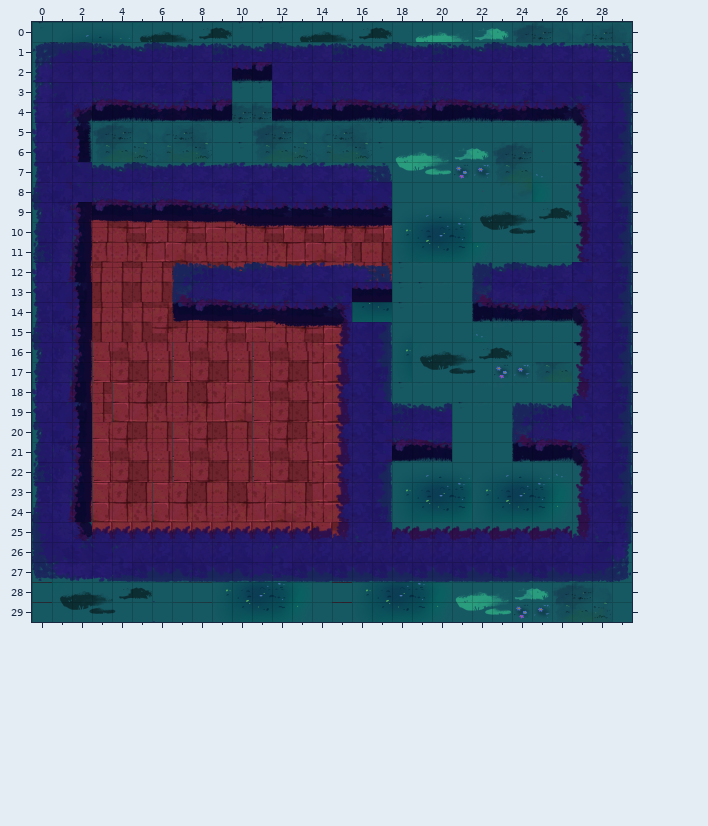
Two versions of a level (Tiled map, assets/maps/Hard-Level-2.tmx). The first picture shows the starting point.
Cells are 128x128 px. Shown: x 0..29, y 0..29.
After the commit:
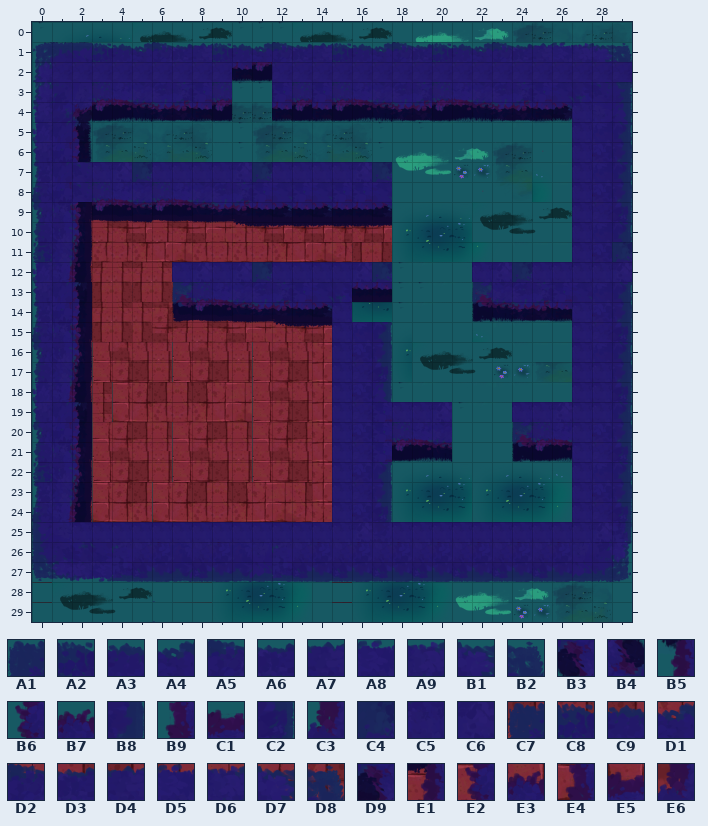
Key: from "walls-1": A1 47, A2 48, A3 49, A4 50, A5 51, A6 52, A7 53, A8 54, A9 55, B1 56, B2 57, B3 85, B4 85 turned 180, B5 100, B6 115, B7 115 turned 90, B8 117, B9 130, C1 130 turned 90, C2 132, C3 145, C4 155, C5 158, C6 159; from "walls-2": C7 47, C8 48, C9 49, D1 50, D2 51, D3 52, D4 53, D5 54, D6 55, D7 56, D8 57, D9 85, E1 100, E2 115, E3 115 turned 90, E4 130, E5 130 turned 90, E6 145.
__ is an empty cell, ## one hidden under a higher layer, .. an unchanged one.
Tiles of an added or newly shown layer are drawn over the layers below it.
From the commit log: Add wall-tiles to hard-level map
The edit:
--- layer "ground"
@@ x 3..29 @@
- 4 .. .. .. .. .. .. .. .. .. .. .. .. .. .. .. .. .. .. .. .. .. .. .. .. B3 .. ..
- 5 .. .. .. .. .. .. .. .. .. .. .. .. .. .. .. .. .. .. .. .. .. .. .. .. B5 .. ..
- 6 .. .. .. .. .. .. .. .. .. .. .. .. .. .. .. .. .. .. .. .. .. .. .. .. B6 .. ..
- 7 A3 A4 A5 A6 A7 A8 A9 A8 A9 A6 A7 A8 A9 B1 B2 .. .. .. .. .. .. .. .. .. B5 .. ..
- 8 .. .. .. .. .. .. .. .. .. .. .. .. .. .. .. .. .. .. .. .. .. .. .. .. B6 .. ..
- 9 .. .. .. .. .. .. .. .. .. .. .. .. .. .. .. .. .. .. .. .. .. .. .. .. B9 .. ..
-10 .. .. .. .. .. .. .. .. .. .. .. .. .. .. .. .. .. .. .. .. .. .. .. .. B5 .. ..
-11 .. .. .. .. .. .. .. .. .. .. .. .. .. .. .. .. .. .. .. .. .. .. .. .. B6 .. B8
-12 .. .. .. .. C7 C8 C9 D1 D2 D3 D4 D5 D6 D7 D8 .. .. .. .. A1 A4 A5 A6 A7 .. .. C2
+ 4 .. .. .. .. .. .. .. .. .. .. .. .. .. .. .. .. .. .. .. .. .. .. .. .. ## .. ..
+ 5 .. .. .. .. .. .. .. .. .. .. .. .. .. .. .. .. .. .. .. .. .. .. .. .. ## .. ..
+ 6 .. .. .. .. .. .. .. .. .. .. .. .. .. .. .. .. .. .. .. .. .. .. .. .. ## .. ..
+ 7 ## ## ## ## ## ## ## ## ## ## ## ## ## ## ## .. .. .. .. .. .. .. .. .. ## .. ..
+ 8 .. .. .. .. .. .. .. .. .. .. .. .. .. .. .. .. .. .. .. .. .. .. .. .. ## .. ..
+ 9 .. .. .. .. .. .. .. .. .. .. .. .. .. .. .. .. .. .. .. .. .. .. .. .. ## .. ..
+10 .. .. .. .. .. .. .. .. .. .. .. .. .. .. .. .. .. .. .. .. .. .. .. .. ## .. ..
+11 .. .. .. .. .. .. .. .. .. .. .. .. .. .. .. .. .. .. .. .. .. .. .. .. ## .. ##
+12 .. .. .. .. ## ## ## ## ## ## ## ## ## ## ## .. .. .. .. ## ## ## ## ## .. .. ##
@@ x 2..27 @@
-14 .. .. .. .. .. .. .. .. .. .. .. .. .. D9 .. .. .. .. .. .. .. .. .. .. .. B3
-15 .. .. .. .. .. .. .. .. .. .. .. .. .. E1 .. .. .. .. .. .. .. .. .. .. .. B5
-16 .. .. .. .. .. .. .. .. .. .. .. .. .. E2 .. .. .. .. .. .. .. .. .. .. .. B5
-17 .. .. .. .. .. .. .. .. .. .. .. .. .. E4 .. .. .. .. .. .. .. .. .. .. .. B6
-18 .. .. .. .. .. .. .. .. .. .. .. .. .. E2 .. .. .. .. .. .. .. .. .. .. .. C3
-19 .. .. .. .. .. .. .. .. .. .. .. .. .. E4 .. .. A2 A3 A4 .. .. .. A1 A2 A3 ..
-20 .. .. .. .. .. .. .. .. .. .. .. .. .. E2 .. .. .. .. .. .. .. .. .. .. .. ..
-21 .. .. .. .. .. .. .. .. .. .. .. .. .. E4 .. .. .. .. .. .. .. .. .. .. .. B3
-22 .. .. .. .. .. .. .. .. .. .. .. .. .. E2 .. .. .. .. .. .. .. .. .. .. .. B5
-23 .. .. .. .. .. .. .. .. .. .. .. .. .. E4 .. .. .. .. .. .. .. .. .. .. .. B6
-24 .. .. .. .. .. .. .. .. .. .. .. .. .. E2 .. .. .. .. .. .. .. .. .. .. .. B9
-25 B4 E3 E3 E3 E3 E3 E3 E3 E3 E3 E3 E3 E5 E6 .. .. B7 C1 B7 C1 B7 C1 B7 C1 B7 C3
+14 .. .. .. .. .. .. .. .. .. .. .. .. .. ## .. .. .. .. .. .. .. .. .. .. .. ##
+15 .. .. .. .. .. .. .. .. .. .. .. .. .. ## .. .. .. .. .. .. .. .. .. .. .. ##
+16 .. .. .. .. .. .. .. .. .. .. .. .. .. ## .. .. .. .. .. .. .. .. .. .. .. ##
+17 .. .. .. .. .. .. .. .. .. .. .. .. .. ## .. .. .. .. .. .. .. .. .. .. .. ##
+18 .. .. .. .. .. .. .. .. .. .. .. .. .. ## .. .. .. .. .. .. .. .. .. .. .. ##
+19 .. .. .. .. .. .. .. .. .. .. .. .. .. ## .. .. ## ## ## .. .. .. ## ## ## ..
+20 .. .. .. .. .. .. .. .. .. .. .. .. .. ## .. .. .. .. .. .. .. .. .. .. .. ..
+21 .. .. .. .. .. .. .. .. .. .. .. .. .. ## .. .. .. .. .. .. .. .. .. .. .. ##
+22 .. .. .. .. .. .. .. .. .. .. .. .. .. ## .. .. .. .. .. .. .. .. .. .. .. ##
+23 .. .. .. .. .. .. .. .. .. .. .. .. .. ## .. .. .. .. .. .. .. .. .. .. .. ##
+24 .. .. .. .. .. .. .. .. .. .. .. .. .. ## .. .. .. .. .. .. .. .. .. .. .. ##
+25 ## ## ## ## ## ## ## ## ## ## ## ## ## ## .. .. ## ## ## ## ## ## ## ## ## ##
--- layer "wall-tiles" (added)
@@ x 3..29 @@
- 4 .. .. .. .. .. .. .. .. .. .. .. .. .. .. .. .. .. .. .. .. .. .. .. .. __ .. ..
- 5 .. .. .. .. .. .. .. .. .. .. .. .. .. .. .. .. .. .. .. .. .. .. .. .. __ .. ..
- 6 .. .. .. .. .. .. .. .. .. .. .. .. .. .. .. .. .. .. .. .. .. .. .. .. __ .. ..
- 7 __ __ __ __ __ __ __ __ __ __ __ __ __ __ __ .. .. .. .. .. .. .. .. .. __ .. ..
- 8 .. .. .. .. .. .. .. .. .. .. .. .. .. .. .. .. .. .. .. .. .. .. .. .. __ .. ..
- 9 .. .. .. .. .. .. .. .. .. .. .. .. .. .. .. .. .. .. .. .. .. .. .. .. __ .. ..
-10 .. .. .. .. .. .. .. .. .. .. .. .. .. .. .. .. .. .. .. .. .. .. .. .. __ .. ..
-11 .. .. .. .. .. .. .. .. .. .. .. .. .. .. .. .. .. .. .. .. .. .. .. .. __ .. __
-12 .. .. .. .. __ __ __ __ __ __ __ __ __ __ __ .. .. .. .. __ __ __ __ __ .. .. __
+ 4 .. .. .. .. .. .. .. .. .. .. .. .. .. .. .. .. .. .. .. .. .. .. .. .. C5 .. ..
+ 5 .. .. .. .. .. .. .. .. .. .. .. .. .. .. .. .. .. .. .. .. .. .. .. .. C5 .. ..
+ 6 .. .. .. .. .. .. .. .. .. .. .. .. .. .. .. .. .. .. .. .. .. .. .. .. C5 .. ..
+ 7 C5 C6 C4 C5 C5 C5 C5 C6 C4 C5 C5 C5 C5 C6 C4 .. .. .. .. .. .. .. .. .. C5 .. ..
+ 8 .. .. .. .. .. .. .. .. .. .. .. .. .. .. .. .. .. .. .. .. .. .. .. .. C5 .. ..
+ 9 .. .. .. .. .. .. .. .. .. .. .. .. .. .. .. .. .. .. .. .. .. .. .. .. C5 .. ..
+10 .. .. .. .. .. .. .. .. .. .. .. .. .. .. .. .. .. .. .. .. .. .. .. .. C5 .. ..
+11 .. .. .. .. .. .. .. .. .. .. .. .. .. .. .. .. .. .. .. .. .. .. .. .. C5 .. C4
+12 .. .. .. .. C5 C6 C5 C6 C4 C5 C5 C5 C5 C6 C4 .. .. .. .. C5 C6 C4 C5 C5 .. .. C6
@@ x 2..27 @@
-14 .. .. .. .. .. .. .. .. .. .. .. .. .. __ .. .. .. .. .. .. .. .. .. .. .. __
-15 .. .. .. .. .. .. .. .. .. .. .. .. .. __ .. .. .. .. .. .. .. .. .. .. .. __
-16 .. .. .. .. .. .. .. .. .. .. .. .. .. __ .. .. .. .. .. .. .. .. .. .. .. __
-17 .. .. .. .. .. .. .. .. .. .. .. .. .. __ .. .. .. .. .. .. .. .. .. .. .. __
-18 .. .. .. .. .. .. .. .. .. .. .. .. .. __ .. .. .. .. .. .. .. .. .. .. .. __
-19 .. .. .. .. .. .. .. .. .. .. .. .. .. __ .. .. __ __ __ .. .. .. __ __ __ ..
-20 .. .. .. .. .. .. .. .. .. .. .. .. .. __ .. .. .. .. .. .. .. .. .. .. .. ..
-21 .. .. .. .. .. .. .. .. .. .. .. .. .. __ .. .. .. .. .. .. .. .. .. .. .. __
-22 .. .. .. .. .. .. .. .. .. .. .. .. .. __ .. .. .. .. .. .. .. .. .. .. .. __
-23 .. .. .. .. .. .. .. .. .. .. .. .. .. __ .. .. .. .. .. .. .. .. .. .. .. __
-24 .. .. .. .. .. .. .. .. .. .. .. .. .. __ .. .. .. .. .. .. .. .. .. .. .. __
-25 __ __ __ __ __ __ __ __ __ __ __ __ __ __ .. .. __ __ __ __ __ __ __ __ __ __
+14 .. .. .. .. .. .. .. .. .. .. .. .. .. C5 .. .. .. .. .. .. .. .. .. .. .. C5
+15 .. .. .. .. .. .. .. .. .. .. .. .. .. C5 .. .. .. .. .. .. .. .. .. .. .. C5
+16 .. .. .. .. .. .. .. .. .. .. .. .. .. C5 .. .. .. .. .. .. .. .. .. .. .. C5
+17 .. .. .. .. .. .. .. .. .. .. .. .. .. C5 .. .. .. .. .. .. .. .. .. .. .. C5
+18 .. .. .. .. .. .. .. .. .. .. .. .. .. C5 .. .. .. .. .. .. .. .. .. .. .. C5
+19 .. .. .. .. .. .. .. .. .. .. .. .. .. C5 .. .. C5 C5 C6 .. .. .. C5 C5 C6 ..
+20 .. .. .. .. .. .. .. .. .. .. .. .. .. C5 .. .. .. .. .. .. .. .. .. .. .. ..
+21 .. .. .. .. .. .. .. .. .. .. .. .. .. C5 .. .. .. .. .. .. .. .. .. .. .. C5
+22 .. .. .. .. .. .. .. .. .. .. .. .. .. C5 .. .. .. .. .. .. .. .. .. .. .. C5
+23 .. .. .. .. .. .. .. .. .. .. .. .. .. C5 .. .. .. .. .. .. .. .. .. .. .. C5
+24 .. .. .. .. .. .. .. .. .. .. .. .. .. C5 .. .. .. .. .. .. .. .. .. .. .. C5
+25 C5 C5 C5 C5 C5 C5 C5 C5 C5 C5 C5 C5 C5 C5 .. .. C5 C5 C5 C5 C5 C5 C5 C5 C5 C5
Pixel boxes of the changes (left, top, right, bottom) in both pictures:
changed: (472, 102, 592, 282)
changed: (92, 162, 392, 182)
changed: (612, 242, 632, 282)
changed: (172, 262, 392, 282)
changed: (72, 302, 352, 542)
changed: (512, 302, 592, 422)
changed: (392, 402, 452, 422)
changed: (392, 442, 592, 542)
